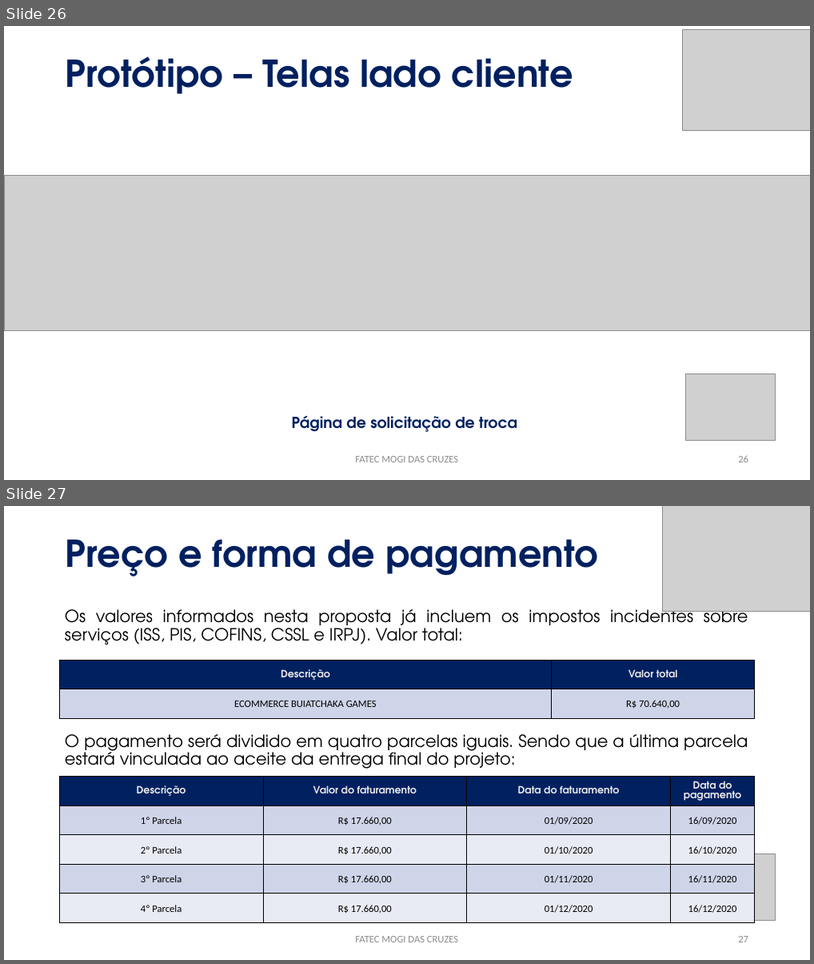
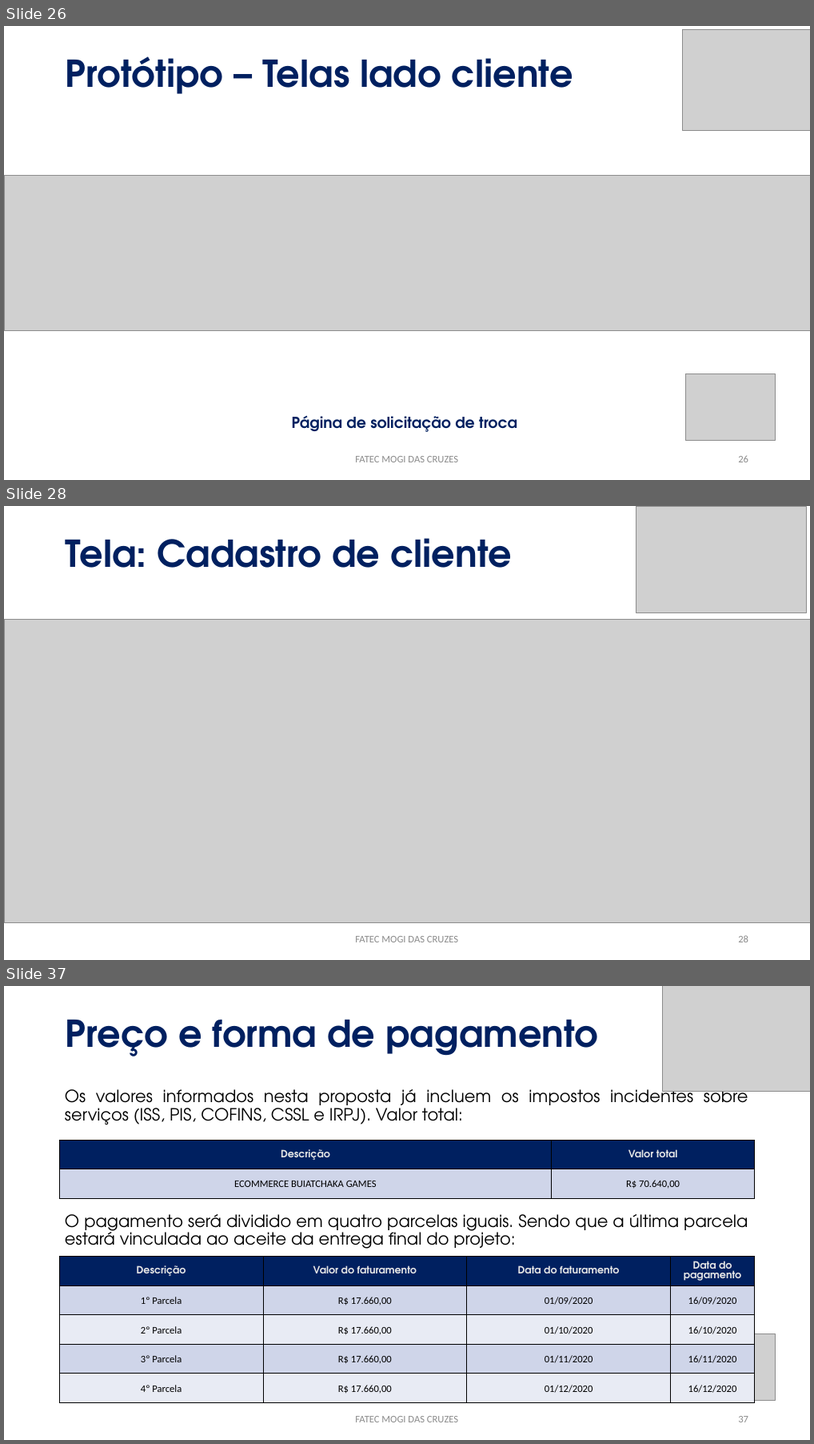
Before and after one commit to PabloLuiz1/buiatchaka-jogos, a slide deck: APRESENTAÇÃO.pptx. Shown one above the other, each under a label of ours: slides 26 and 27 before the commit, slides 26, 28 and 37 after it; the slides between them are not shown. The pictures are 814x964 and 814x1444 pixels, drawn with LibreOffice and Linux fonts; fonts in the diff are those of the drawing; grey boxes stand for pictures. Boxes give left, top, right and bottom in pixels: in the first picture for what was removed or moved away, otherwise in the second. Text is boxed around its words. In the diff, an @@ line names an element or a change of style, - is before the commit and + after.

Commit message:
create: iniciando desenvolvimento da entrega de CRUD de venda (tela principal de produtos na visão de administrador)

```diff
--- a/APRESENTAÇÃO.pptx
+++ b/APRESENTAÇÃO.pptx
@@ slide 28 added at <box>4,506,810,960</box>, background #FFFFFF @@
@@ picture added at <box>637,506,806,612</box> @@
@@ title added at <box>66,538,512,568</box>, 44 pt, text #002060, bold @@
+Tela: Cadastro de cliente
@@ picture added at <box>4,619,810,923</box> @@
@@ text added at <box>355,936,458,942</box>, 12 pt, text #8C8C8C @@
+FATEC MOGI DAS CRUZES
@@ page number added at <box>738,935,749,942</box>, 12 pt, text #8C8C8C @@
+28
@@ what was slide 27 is now slide 37 @@
```
Also in this commit, not shown: 1 slide changed, 9 other slides added, 58 other files.
